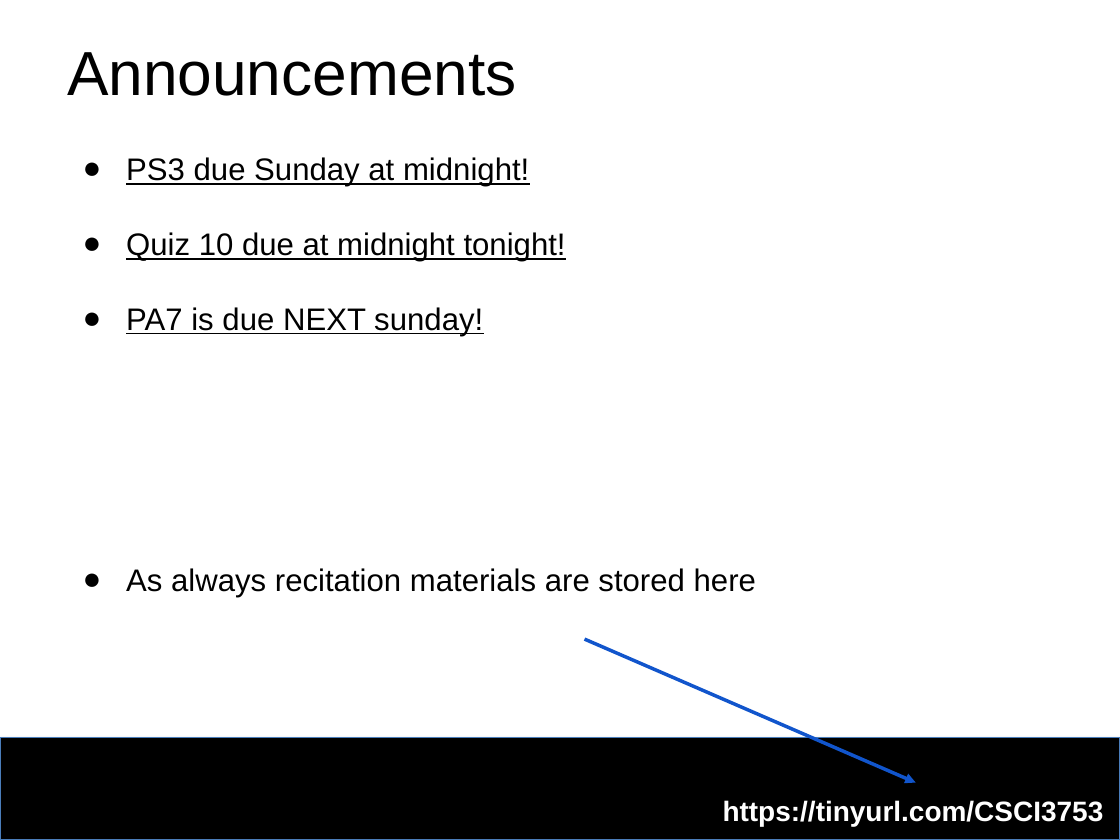
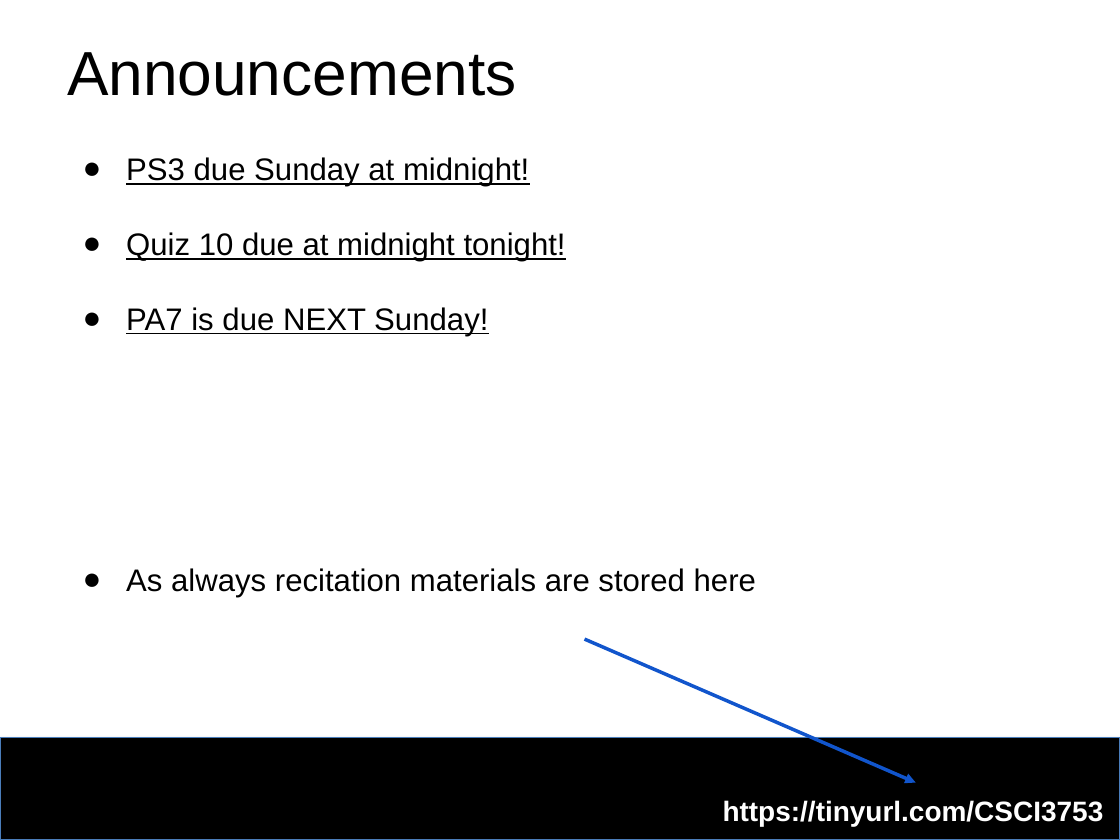
Before and after one commit to jarek-tr/csci-3753-fa25, a slide deck: slide 3 of w10/CSCI3753_REC_10.pptx. Drawn at 1120x840 pixels with LibreOffice and Linux fonts; fonts in the diff are those of the drawing; background and template pictures are left out. Boxes give left, top, right and bottom in pixels: in the first picture for what was removed or moved away, otherwise in the second. Text is boxed around its words. In the diff, an @@ line names an element or a change of style, - is before the commit and + after.

Commit message:
added make + run slide and fixed some typos

```diff
--- a/w10/CSCI3753_REC_10.pptx
+++ b/w10/CSCI3753_REC_10.pptx
@@ text at bbox=[126, 307, 488, 336]: text changed @@
-● PA7 is due NEXT sunday!
+● PA7 is due NEXT Sunday!
```
Also in this commit, not shown: 1 other slide changed, 1 slide added, 1 slide removed, 1 other file.
